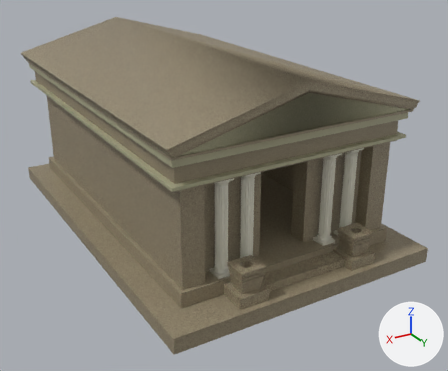
The FBX model Assets/Models/Mausoleum001.fbx as it was, and as the next commit left it.
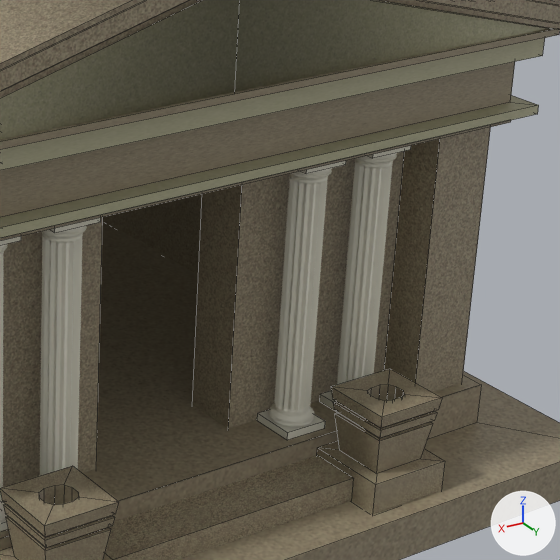
Each version is shown whole from a 50 mm camera at (20.35, 38.03, 20.39) aimed at (-0.94, 2.54, 2.64), then close up on the part from 51% to 92% of the width and 27% to 77% of the height. The lights are fixed; the arrows at lower right show +X, +Y and +Z. The close-ups show mesh edges as thin lines. Where no turn or scale is listed for an object, it has been applied to the vertices.
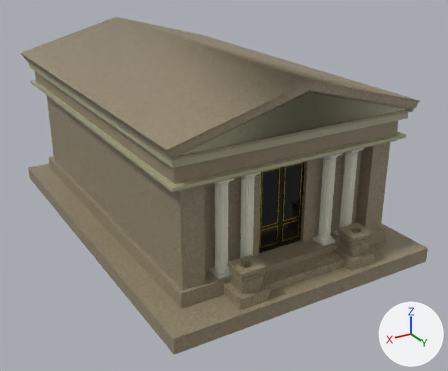
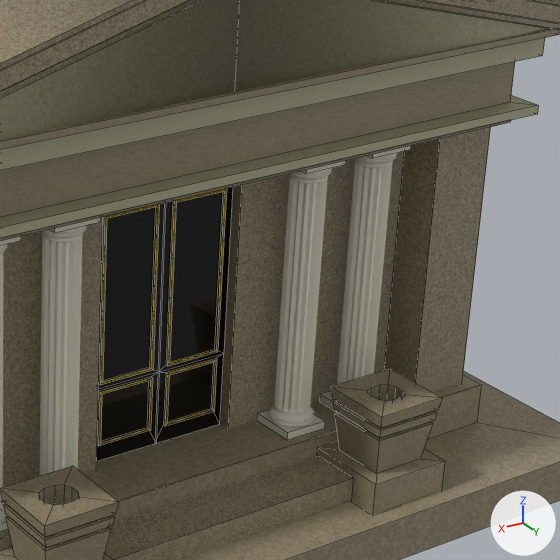
What differs and where, as boxes (x1, y1, x2, y2) in the close-ups (560 x 560 px):
```json
{"object": "Cube.013", "change": "added", "after": [155, 187, 233, 443], "on screen": "black", "faces in mat_basicblack (black #020202)": [155, 187, 233, 443], "faces in mat_basicgold (yellow #bea52e)": [163, 188, 227, 426]}
{"object": "Cube.012", "change": "added", "after": [96, 203, 164, 461], "on screen": "black", "faces in mat_basicblack (black #020202)": [96, 203, 164, 461], "faces in mat_basicgold (yellow #bea52e)": [97, 204, 159, 446]}
```

The change, as JSON lines over the scene's bpy script:
```json
{"op": "add", "block": "mat_basicgold", "code": ["mat_basicgold = principled_material('Basicgold')", "mat_basicgold.base_color = (0.513, 0.375, 0.0276)  # yellow #bea52e", "mat_basicgold.metallic = 1.0", "mat_basicgold.roughness = 0.0727"]}
{"op": "add", "block": "mat_basicblack", "code": ["mat_basicblack = principled_material('Basicblack')", "mat_basicblack.base_color = (0.00074, 0.00074, 0.00074)  # black #020202", "mat_basicblack.roughness = 0.0364"]}
{"op": "add", "block": "me_cube_012_1", "code": ["me_cube_012_1 = bpy.data.meshes.new('Cube.012')", "me_cube_012_1.from_pydata(...)  # 84 vertices, 78 faces; spans x -1.67..0.0, y -0.17..0.17, z -0.02..5.55", "# faces by material slot: [30, 48]", "me_cube_012_1.materials.append(mat_basicblack)  # black #020202", "me_cube_012_1.materials.append(mat_basicgold)  # yellow #bea52e"]}
{"op": "add", "block": "me_cube_013_1", "code": ["me_cube_013_1 = bpy.data.meshes.new('Cube.013')", "me_cube_013_1.from_pydata(...)  # 84 vertices, 78 faces; spans x 0.0..1.67, y -0.17..0.17, z -0.02..5.55", "# faces by material slot: [30, 48]", "me_cube_013_1.materials.append(mat_basicblack)  # black #020202", "me_cube_013_1.materials.append(mat_basicgold)  # yellow #bea52e"]}
{"op": "add", "block": "ob_cube_012", "code": ["ob_cube_012 = bpy.data.objects.new('Cube.012', me_cube_012_1)", "ob_cube_012.location = (1.66, 10.61, 1.71)"]}
{"op": "add", "block": "ob_cube_013", "code": ["ob_cube_013 = bpy.data.objects.new('Cube.013', me_cube_013_1)", "ob_cube_013.location = (-1.64, 10.61, 1.71)"]}
```
